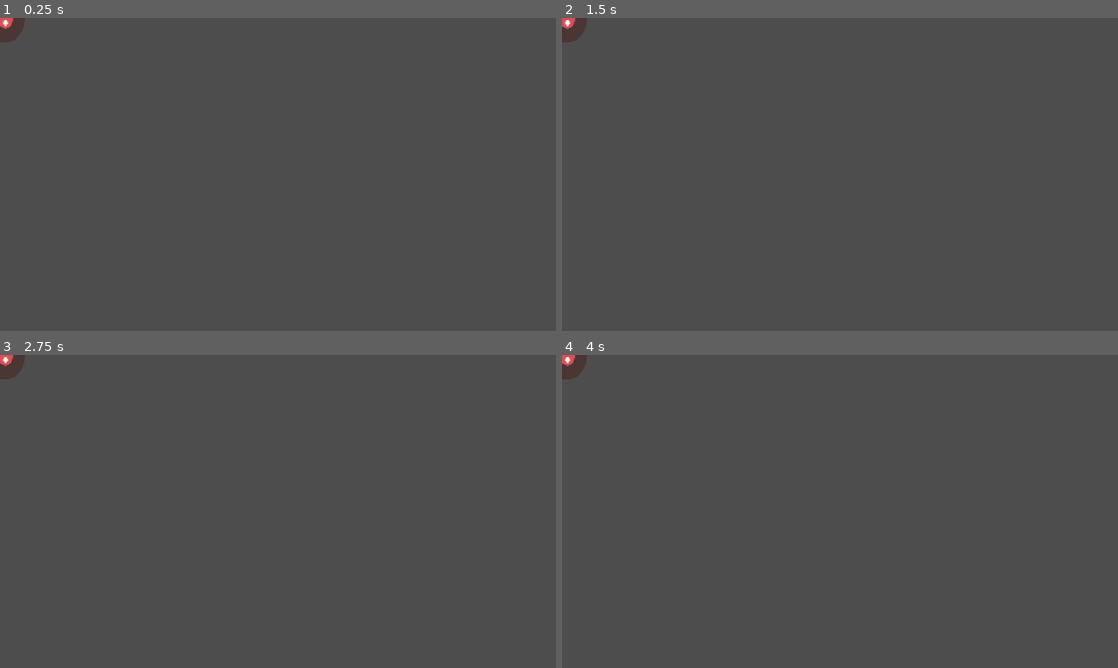
Above: before the commit, frames 1-4 (two rows, left to right).
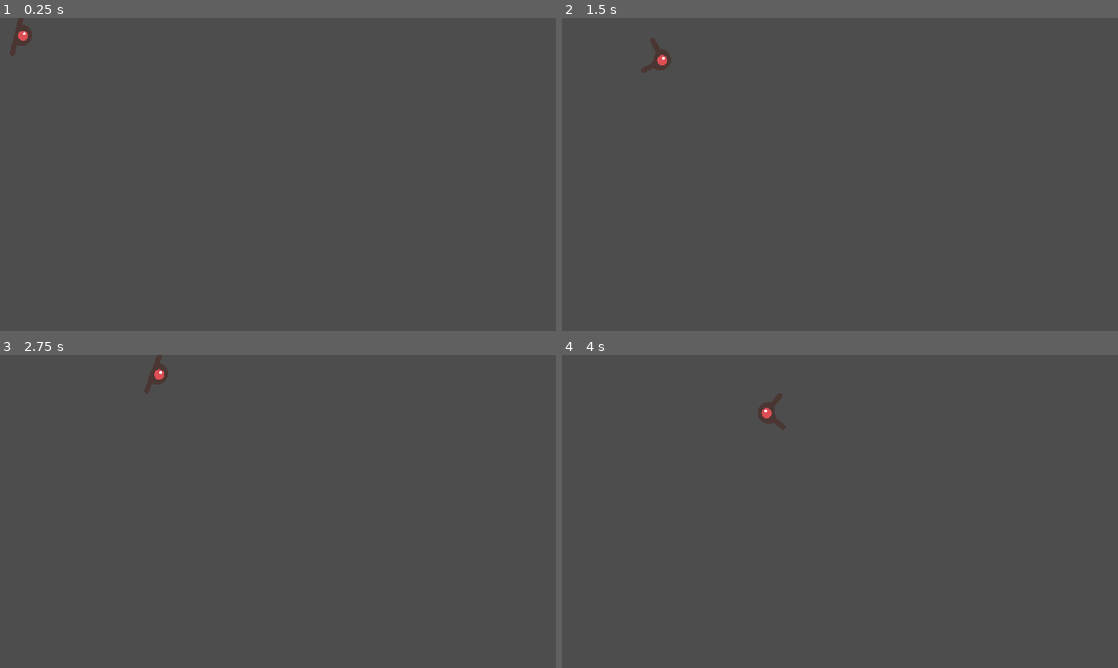
Above: after the commit, the same moments.

Repository: Izzaldine/GodotPractice1
Game: Godot game, scene res://enemy.tscn
Two runs of this game, one before a commit and one after it. Both use one fixed random seed, a clock stepped at 60 frames per second and the inputs below. This scene is started directly instead of the project's main scene.
Inputs:
- Up to frame 1 (0.25 s): no input
- Up to frame 2 (1.5 s): hold D (move_right) 0.53-1.28 s; hold S (move_down) from 1.28 s (still down)
- Up to frame 3 (2.75 s): release S (move_down) at 2.03 s; hold D (move_right) from 2.03 s (still down)
- Up to frame 4 (4 s): release D (move_right) at 2.78 s; hold W (move_up) 2.78-3.53 s; hold A (move_left) from 3.53 s (still down)

The runs differ from the first frame. In frame 1, 0.4% of the frame differs, in the area x 0-6%, y 0-13%; in frame 2, 0.5%; in frame 3, 0.5%; in frame 4, 0.5%, in the area x 0-41%, y 0-24%.

Commit message:
add enemy and enemy ai

Diff:
--- /dev/null
+++ b/enemy.gd
@@ -0,0 +1,99 @@
+extends CharacterBody2D
+
+enum State {
+	WANDER,
+	CHASE,
+}
+
+@export var wander_speed: float = 130.0
+@export var chase_speed: float = 240.0
+@export var steering: float = 6.0
+@export var detection_range: float = 550.0
+@export var wander_interval: float = 1.8
+
+var state: State = State.WANDER
+var target: Node2D = null
+var wander_direction: Vector2 = Vector2.RIGHT
+var wander_timer: float = 0.0
+
+
+func _ready() -> void:
+	add_to_group("enemies")
+	randomize()
+	_pick_random_animation()
+	_pick_new_wander_direction()
+	target = get_tree().get_first_node_in_group("player") as Node2D
+
+
+func _physics_process(delta: float) -> void:
+	if not is_instance_valid(target):
+		target = get_tree().get_first_node_in_group("player") as Node2D
+
+	var desired_velocity := Vector2.ZERO
+
+	if _can_chase_target():
+		state = State.CHASE
+		var to_target := target.global_position - global_position
+		if to_target.length_squared() > 1.0:
+			desired_velocity = to_target.normalized() * chase_speed
+	else:
+		state = State.WANDER
+		_update_wander(delta)
+		desired_velocity = wander_direction * wander_speed
+
+	velocity = velocity.lerp(desired_velocity, clampf(steering * delta, 0.0, 1.0))
+	move_and_slide()
+	_keep_within_screen()
+	_update_visuals(delta)
+
+
+func _can_chase_target() -> bool:
+	if not is_instance_valid(target) or not target.visible:
+		return false
+	if "is_dead" in target and target.is_dead:
+		return false
+	return global_position.distance_to(target.global_position) <= detection_range
+
+
+func _update_wander(delta: float) -> void:
+	wander_timer -= delta
+	if wander_timer <= 0.0:
+		_pick_new_wander_direction()
+
+
+func _pick_new_wander_direction() -> void:
+	var angle := randf_range(0.0, TAU)
+	wander_direction = Vector2.from_angle(angle)
+	wander_timer = randf_range(wander_interval * 0.6, wander_interval * 1.4)
+
+
+func _keep_within_screen() -> void:
+	var screen_size := get_viewport_rect().size
+	var margin := 32.0
+	if global_position.x < margin:
+		global_position.x = margin
+		wander_direction.x = absf(wander_direction.x)
+	elif global_position.x > screen_size.x - margin:
+		global_position.x = screen_size.x - margin
+		wander_direction.x = -absf(wander_direction.x)
+
+	if global_position.y < margin:
+		global_position.y = margin
+		wander_direction.y = absf(wander_direction.y)
+	elif global_position.y > screen_size.y - margin:
+		global_position.y = screen_size.y - margin
+		wander_direction.y = -absf(wander_direction.y)
+
+
+func _pick_random_animation() -> void:
+	var sprite := $AnimatedSprite2D as AnimatedSprite2D
+	var anim_names: PackedStringArray = sprite.sprite_frames.get_animation_names()
+	if anim_names.size() > 0:
+		var chosen: String = anim_names[randi() % anim_names.size()]
+		sprite.play(chosen)
+
+
+func _update_visuals(delta: float) -> void:
+	if velocity.length_squared() > 4.0:
+		rotation = lerp_angle(rotation, velocity.angle(), clampf(10.0 * delta, 0.0, 1.0))
+		$AnimatedSprite2D.flip_v = velocity.x < 0.0
--- a/enemy.tscn
+++ b/enemy.tscn
@@ -1,33 +1,61 @@
 [gd_scene format=3 uid="uid://6twnig5ei640"]
 
-[ext_resource type="Texture2D" uid="uid://bfd4udvcxrasa" path="res://art/enemyWalking_1.png" id="1_4gyqm"]
-[ext_resource type="Texture2D" uid="uid://ba0i12fjfgvg3" path="res://art/enemyWalking_2.png" id="2_qi2p4"]
+[ext_resource type="Script" path="res://enemy.gd" id="1_enemy_gd"]
+[ext_resource type="Texture2D" uid="uid://bfd4udvcxrasa" path="res://art/enemyWalking_1.png" id="2_walk1"]
+[ext_resource type="Texture2D" uid="uid://ba0i12fjfgvg3" path="res://art/enemyWalking_2.png" id="3_walk2"]
+[ext_resource type="Texture2D" uid="uid://c1h41awmw6t0y" path="res://art/enemyFlyingAlt_1.png" id="4_fly1"]
+[ext_resource type="Texture2D" uid="uid://p2wl2haayw1s" path="res://art/enemyFlyingAlt_2.png" id="5_fly2"]
+[ext_resource type="Texture2D" uid="uid://0ynk12q64e3u" path="res://art/enemySwimming_1.png" id="6_swim1"]
+[ext_resource type="Texture2D" uid="uid://cm66ltl84k4ji" path="res://art/enemySwimming_2.png" id="7_swim2"]
 
 [sub_resource type="SpriteFrames" id="SpriteFrames_nxqmq"]
 animations = [{
 "frames": [{
 "duration": 1.0,
-"texture": ExtResource("1_4gyqm")
+"texture": ExtResource("4_fly1")
 }, {
 "duration": 1.0,
-"texture": ExtResource("2_qi2p4")
+"texture": ExtResource("5_fly2")
 }],
-"loop": 1,
-"name": &"default",
-"speed": 5.0
+"loop": true,
+"name": &"fly",
+"speed": 4.0
+}, {
+"frames": [{
+"duration": 1.0,
+"texture": ExtResource("6_swim1")
+}, {
+"duration": 1.0,
+"texture": ExtResource("7_swim2")
+}],
+"loop": true,
+"name": &"swim",
+"speed": 4.0
+}, {
+"frames": [{
+"duration": 1.0,
+"texture": ExtResource("2_walk1")
+}, {
+"duration": 1.0,
+"texture": ExtResource("3_walk2")
+}],
+"loop": true,
+"name": &"walk",
+"speed": 4.0
 }]
 
 [sub_resource type="CircleShape2D" id="CircleShape2D_nxqmq"]
-radius = 52.153618
+radius = 24.0
 
-[node name="Enemy" type="Area2D" unique_id=326059918]
+[node name="Enemy" type="CharacterBody2D" unique_id=326059918 groups=["enemies"]]
+motion_mode = 1
+script = ExtResource("1_enemy_gd")
+metadata/_edit_group_ = true
 
 [node name="AnimatedSprite2D" type="AnimatedSprite2D" parent="." unique_id=1828130626]
-position = Vector2(5, 1)
-scale = Vector2(0.7361111, 1)
+scale = Vector2(0.5, 0.5)
 sprite_frames = SubResource("SpriteFrames_nxqmq")
-frame = 1
-frame_progress = 0.11135819
+animation = &"walk"
 
 [node name="CollisionShape2D" type="CollisionShape2D" parent="." unique_id=1976820061]
 shape = SubResource("CircleShape2D_nxqmq")
